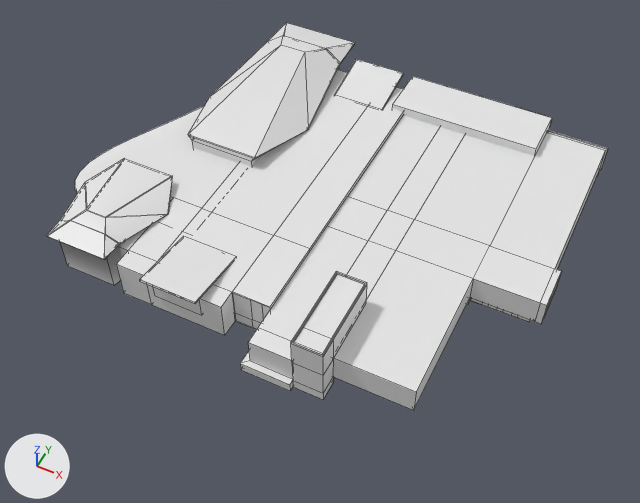
The FBX model src/Assets/3D Assets/Models/CPAC.fbx as it was, and as the next commit left it.
Both versions are drawn from a camera (50 mm lens) standing at (83.0, -163.0, 216.0) and looking at (-8.0, 18.0, -10.0). Arrows for +X, +Y and +Z are at lower left; the lights stay in place. Mesh edges are drawn as thin lines. Materials are left out; every surface is plain grey. Vertices at the same position are counted once.

Objects in the first picture: 'CPAC Main'.
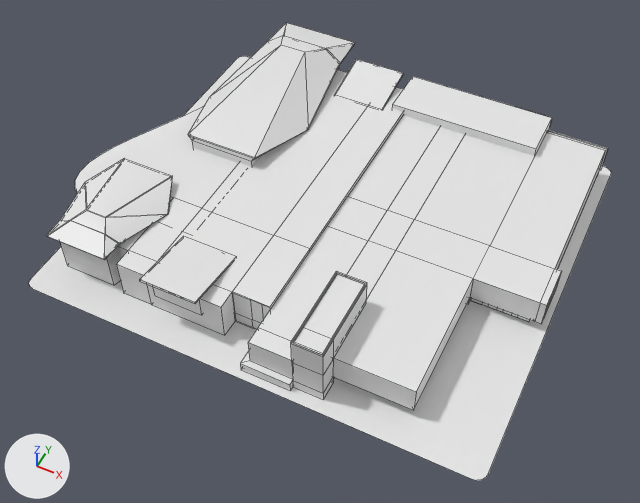
Changed parts and their boxes [x1, y1, x2, y2] in the pictures (640 x 503 px):
'CPAC Main', reshaped (18% taller): before [46, 23, 608, 410]; after [29, 23, 611, 480]
part 1 of me_cube_001, added: after [29, 56, 611, 480]

Edits to the bpy script that builds the scene:
```text
Change me_cube_001:
    used by ob_cpac_main; location = (0.0, 0.0, 0.0)
    remove me_cube_001.from_pydata(...)  # 615 vertices, 454 faces; spans x -93.0..69.0, y -37.0..108.0, z -9.0..17.0
    add me_cube_001.from_pydata(...)  # 635 vertices, 455 faces; spans x -93.0..71.0, y -40.0..108.0, z -9.0..17.0
    me_cube_001 part 1: a new loose piece of 20 vertices spanning x -88.0..71.0, y -40.0..103.0, z -9.0
```
